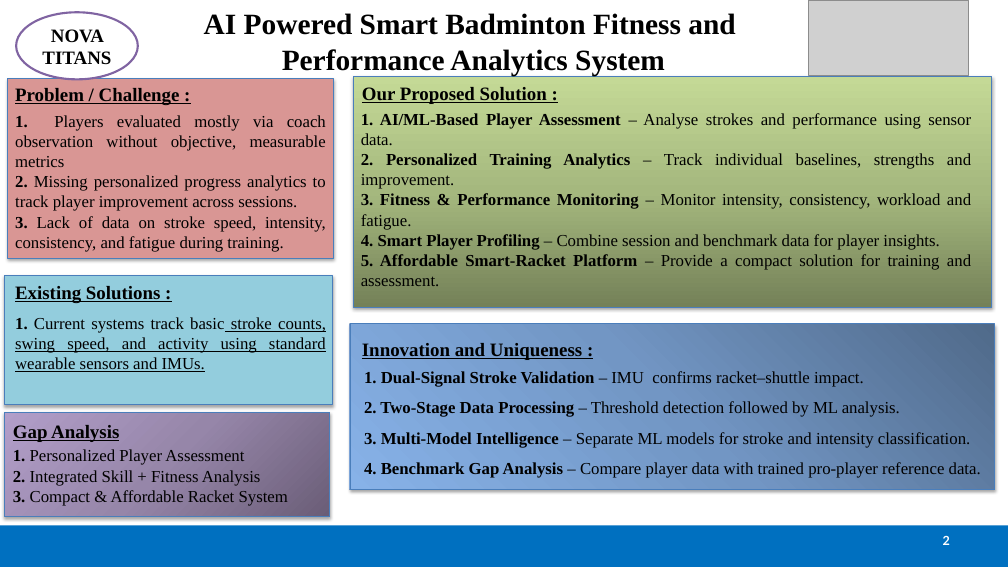
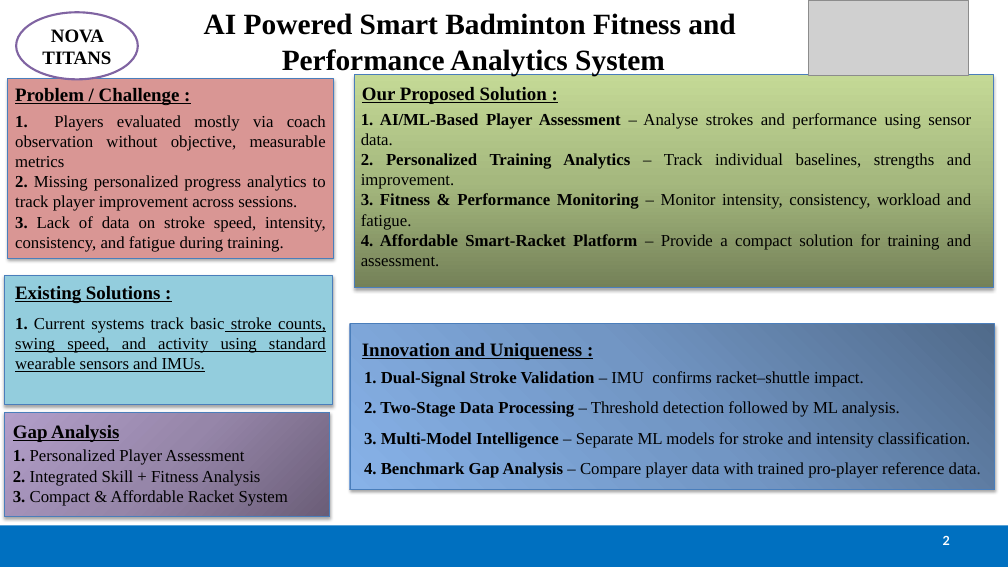
Before and after one commit to Aswin1-code/Mini-Projects, a slide deck: slide 2 of SIH26 badminton proj v1/SIH PPT/SIH26 final ppt.pptx. Drawn at 1008x567 pixels with LibreOffice and Linux fonts; fonts in the diff are those of the drawing; grey boxes stand for pictures. Boxes give left, top, right and bottom in pixels: in the first picture for what was removed or moved away, otherwise in the second. Text is boxed around its words. In the diff, an @@ line names an element or a change of style, - is before the commit and + after.

```diff
--- a/SIH26 badminton proj v1/SIH PPT/SIH26 final ppt.pptx
+++ b/SIH26 badminton proj v1/SIH PPT/SIH26 final ppt.pptx
@@ rectangle: place and size @@
-rectangle at box(353, 76, 992, 307)
+rectangle at box(355, 75, 994, 288)
@@ text at box(361, 234, 971, 266): text changed @@
-4. Smart Player Profiling – Combine session and benchmark data for player insights.
-5. Affordable Smart-Racket Platform – Provide a compact solution for training and assessment.
+4. Affordable Smart-Racket Platform – Provide a compact solution for training and assessment.
```
Also in this commit, not shown: 17 other files.
